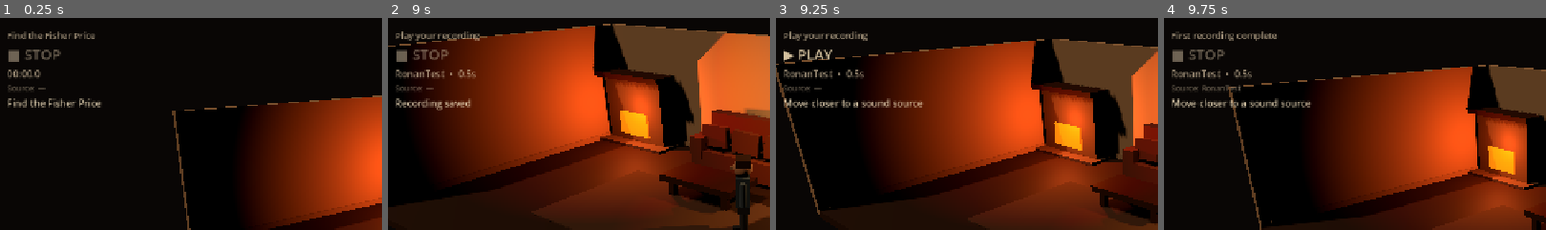
Above: before the commit, frames 1-4 (left to right).
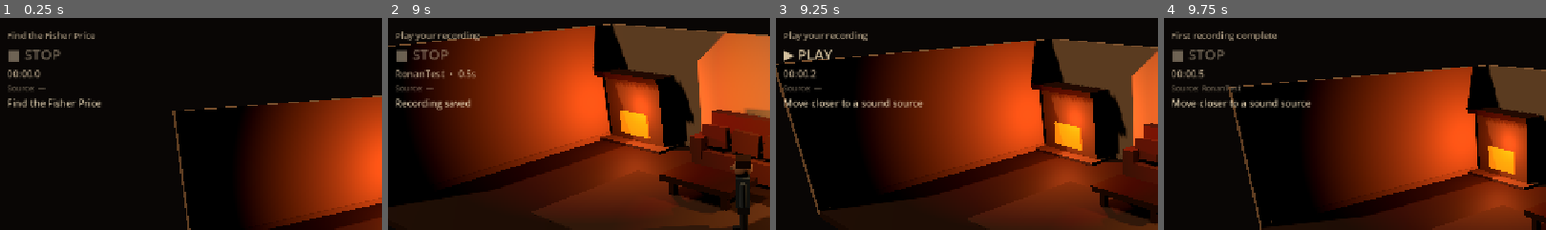
Above: after the commit, the same moments.

Repository: Enoranne/BO
Game: Godot game, scene res://scenes/piste_0/christmas_1982/Christmas1982_VisualSlice.tscn
Same seed, same stepped clock (60 frames per second), same inputs: the game is played once before the commit and once after it. This scene is started directly instead of the project's main scene. Sound files missing from this copy of the repository are replaced by a short silence.
Inputs (mouse positions are % of the whole screen's width and height, from its top left):
- Up to frame 1 (0.25 s): no input
- Up to frame 2 (9 s): tap Enter at 0.5 s; move the mouse to (45, 70) at 0.52 s; hold R (record) 0.53-1.28 s; hold W (move_forward) 0.53-2.03 s; click (45, 70) at 0.67 s; tap Space at 0.77, 1.52, 3.02, 3.77, 4.52, 6.02, 6.77, 7.52 s; move the mouse to (80, 65) at 1.27 s; tap E (interact) at 1.35, 5.85 s; tap R (record) at 1.55, 2.3, 2.85, 4.55, 6.05, 6.8, 7.35 s; move the mouse to (20, 34) at 2.02 s; hold P (play_recording) 2.03-2.78 s; hold A (move_left) 2.03-3.53 s; move the mouse to (55, 49) at 2.77 s; click (55, 49) at 2.92 s; move the mouse to (35, 24) at 3.52 s; hold S (move_back) 3.53-4.28 s; hold R (record) 3.53-4.28 s; tap Z at 3.6, 8.1 s; move the mouse to (72, 44) at 4.27 s; hold D (move_right) 4.28-5.03 s; tap Q at 4.35, 8.85 s; move the mouse to (30, 54) at 5.02 s; hold W (move_forward) 5.03-5.78 s; hold R (record) 5.03-5.78 s; click (30, 54) at 5.17 s; move the mouse to (60, 27) at 5.77 s; hold D (move_right) 5.78-8.03 s; move the mouse to (45, 70) at 6.52 s; hold P (play_recording) 6.53-7.28 s; move the mouse to (80, 65) at 7.27 s; click (80, 65) at 7.42 s; move the mouse to (20, 34) at 8.02 s; hold S (move_back) 8.03-8.78 s; hold R (record) 8.03-8.78 s; move the mouse to (55, 49) at 8.77 s; hold A (move_left) from 8.78 s (still down)
- Up to frame 3 (9.25 s): keep holding A (move_left); tap Space at 9.02 s; tap R (record) at 9.05 s
- Up to frame 4 (9.75 s): move the mouse to (35, 24) at 9.52 s; release A (move_left) at 9.53 s; hold W (move_forward) from 9.53 s (still down); hold R (record) from 9.53 s (still down); click (35, 24) at 9.67 s
The pictures show only the part of the screen within x 1-51%, y 0-50%; the shares and areas given below are measured in that part.

Frames 1-2 are identical in both runs. In frame 3, 0.5% of the frame differs, in the area x 2-23%, y 24-29%; in frame 4, 0.4%.

Commit message:
Show playback elapsed time in Recorder HUD

Diff:
--- a/ui/hud.gd
+++ b/ui/hud.gd
@@ -56,6 +56,7 @@
     recorder = new_recorder
     recorder.state_changed.connect(_render_state)
     recorder.recording_time_changed.connect(_render_time)
+    recorder.playback_time_changed.connect(_render_time)
     recorder.clip_created.connect(_on_clip_created)
     _render_state(recorder.state)
     _refresh_hint()
